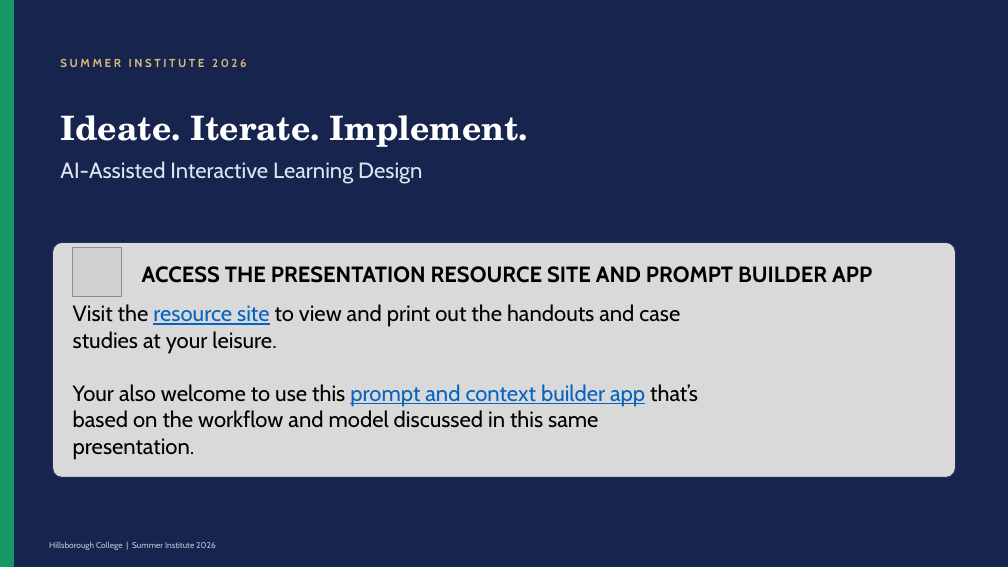
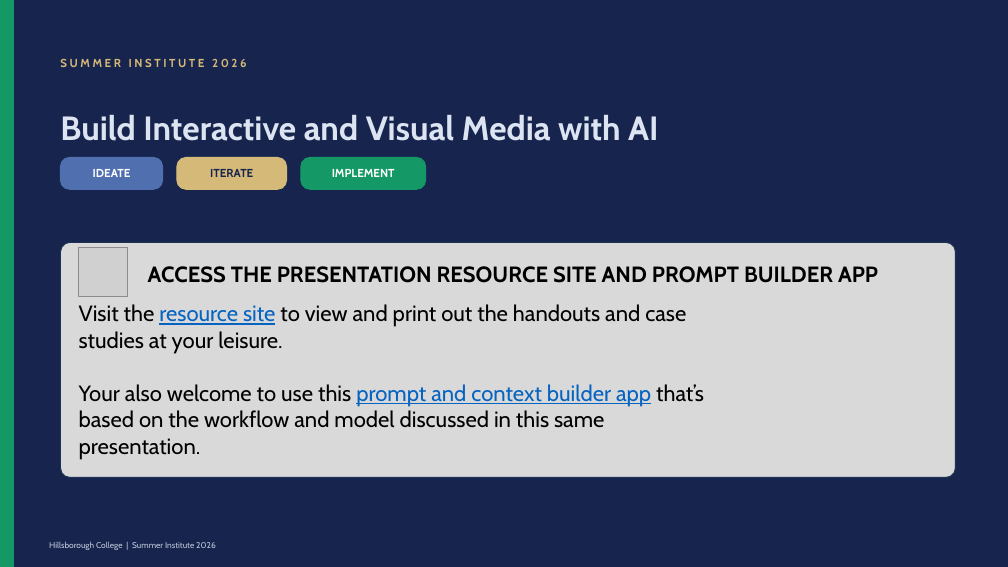
Before and after one commit to johntgalaxy/ideate-iterate-implement-presentation-resources, a slide deck: slide 1 of resources/presentation/build-interactive-and-visual-media-with-ai-v3.pptx. Drawn at 1008x567 pixels with LibreOffice and Linux fonts; fonts in the diff are those of the drawing; grey boxes stand for pictures. Boxes give left, top, right and bottom in pixels: in the first picture for what was removed or moved away, otherwise in the second. Text is boxed around its words. In the diff, an @@ line names an element or a change of style, - is before the commit and + after.

Commit message:
Align resource site with presentation title and deck

```diff
--- a/resources/presentation/build-interactive-and-visual-media-with-ai-v3.pptx
+++ b/resources/presentation/build-interactive-and-visual-media-with-ai-v3.pptx
@@ title at box(60, 115, 658, 141): text changed; font TeX Gyre Schola to Cabin; text colour #FFFFFF to #DCE4F2 @@
-Ideate. Iterate. Implement.
+Build Interactive and Visual Media with AI
@@ text removed at box(60, 161, 422, 184) @@
-AI-Assisted Interactive Learning Design
@@ rounded rectangle added at box(60, 157, 163, 189), fill #4F6FAE, outline #4F6FAE 1 pt @@
@@ text added at box(93, 169, 131, 177), 11 pt, text #FFFFFF, bold @@
+IDEATE
@@ rounded rectangle added at box(177, 157, 287, 189), fill #D5B979, outline #D5B979 1 pt @@
@@ text added at box(210, 169, 253, 177), 11 pt, text #17254E, bold @@
+ITERATE
@@ rounded rectangle added at box(301, 157, 426, 189), fill #149966, outline #149966 1 pt @@
@@ text added at box(332, 169, 395, 177), 11 pt, text #FFFFFF, bold @@
+IMPLEMENT
@@ rounded rectangle: place and size @@
-rounded rectangle at box(52, 243, 956, 478)
+rounded rectangle at box(60, 243, 956, 478)
@@ 2 texts, 1 picture: place and size @@
-2 texts, 1 picture at box(73, 247, 872, 460)
+2 texts, 1 picture at box(79, 247, 878, 460)
```
Also in this commit, not shown: 2 other files.
